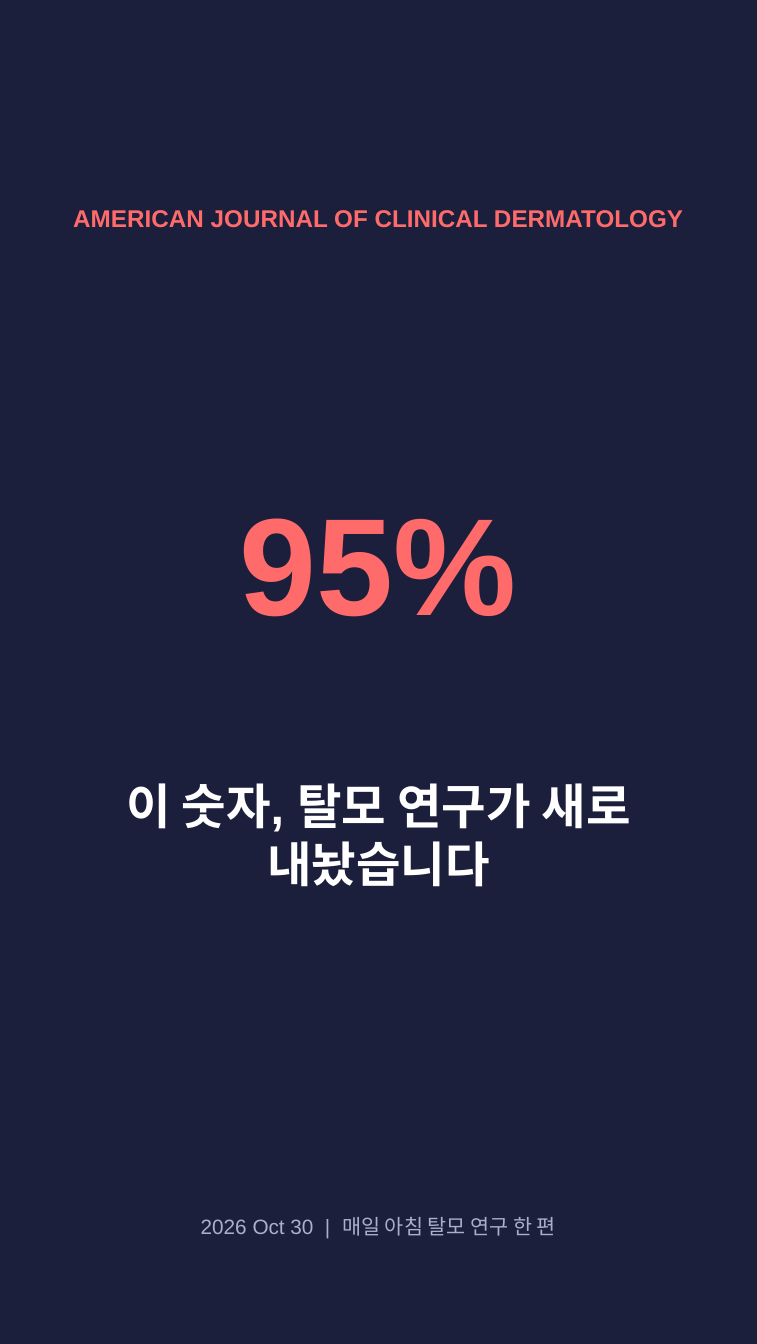
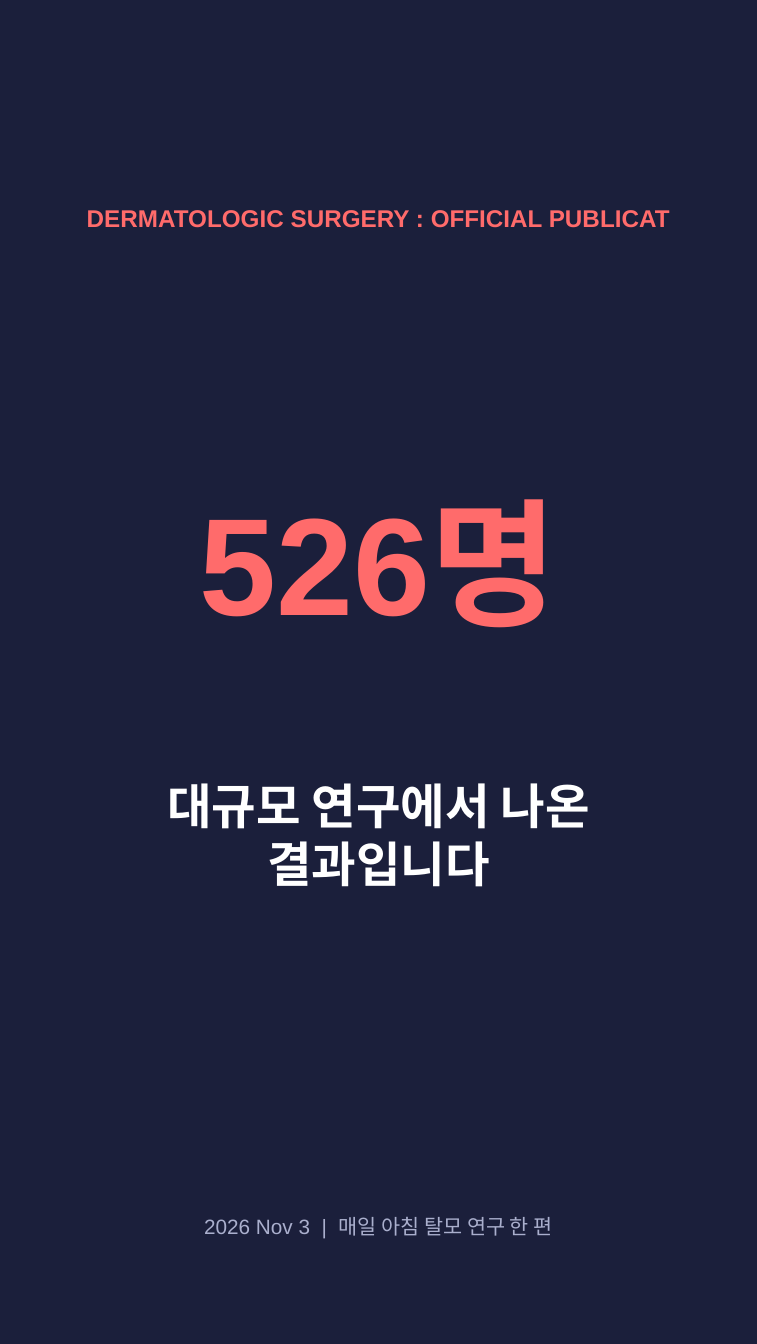
Before and after one commit to hyokang2010-BJ-ANTH/product-builder-test, a slide deck: slide 1 of pwa/data/latest/slides.pptx. Drawn at 757x1344 pixels with LibreOffice and Linux fonts; fonts in the diff are those of the drawing. Boxes give left, top, right and bottom in pixels: in the first picture for what was removed or moved away, otherwise in the second. Text is boxed around its words. In the diff, an @@ line names an element or a change of style, - is before the commit and + after.

```diff
--- a/pwa/data/latest/slides.pptx
+++ b/pwa/data/latest/slides.pptx
@@ text at [87,210,670,228]: text changed @@
-AMERICAN JOURNAL OF CLINICAL DERMATOLOGY
+DERMATOLOGIC SURGERY : OFFICIAL PUBLICAT
@@ text at [199,505,557,628]: text changed @@
-95%
+526명
@@ text at [167,783,590,887]: text changed @@
-이 숫자, 탈모 연구가 새로 내놨습니다
+대규모 연구에서 나온 결과입니다
@@ text at [204,1217,553,1236]: text changed @@
-2026 Oct 30 | 매일 아침 탈모 연구 한 편
+2026 Nov 3 | 매일 아침 탈모 연구 한 편
```
Also in this commit, not shown: 5 other slides changed, 2 slides added, 2 slides removed, 26 other files.
